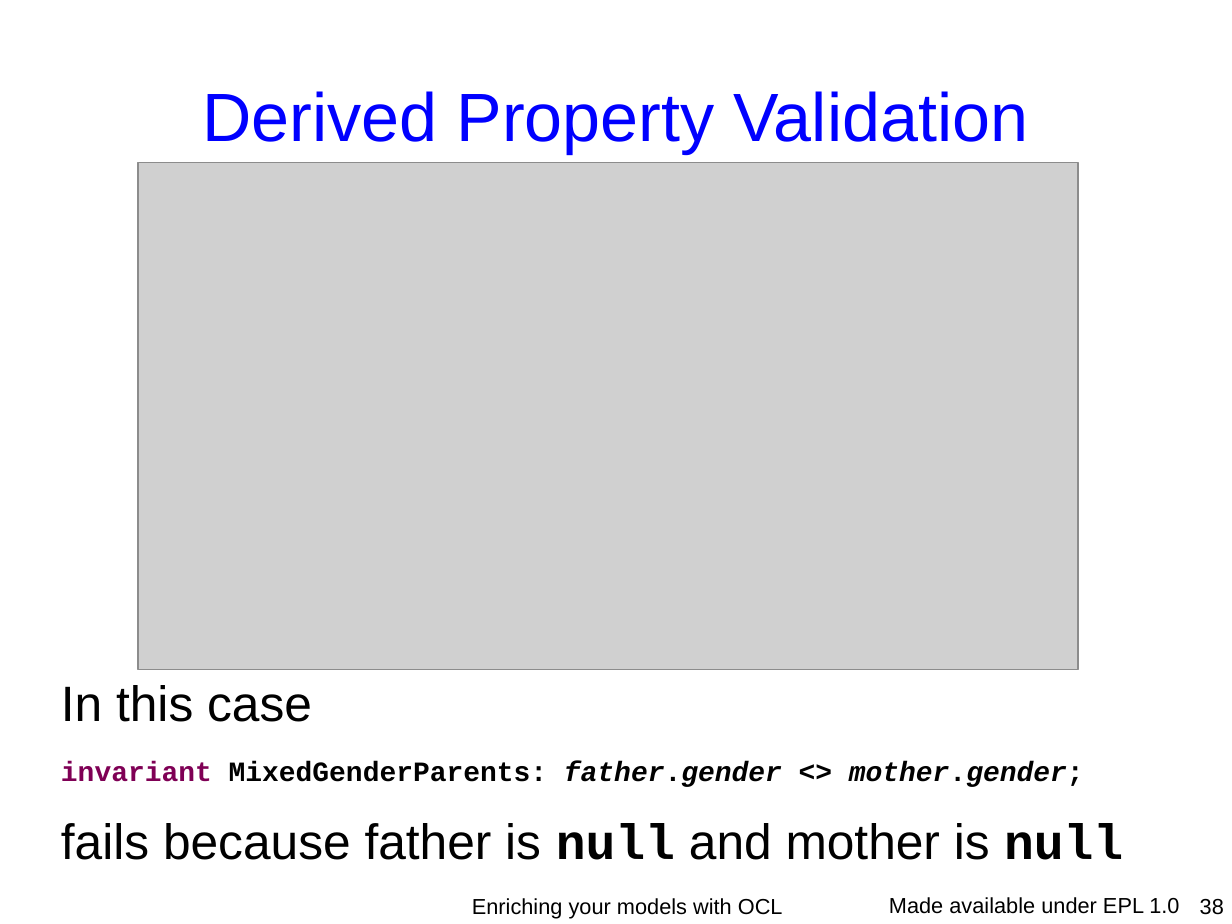
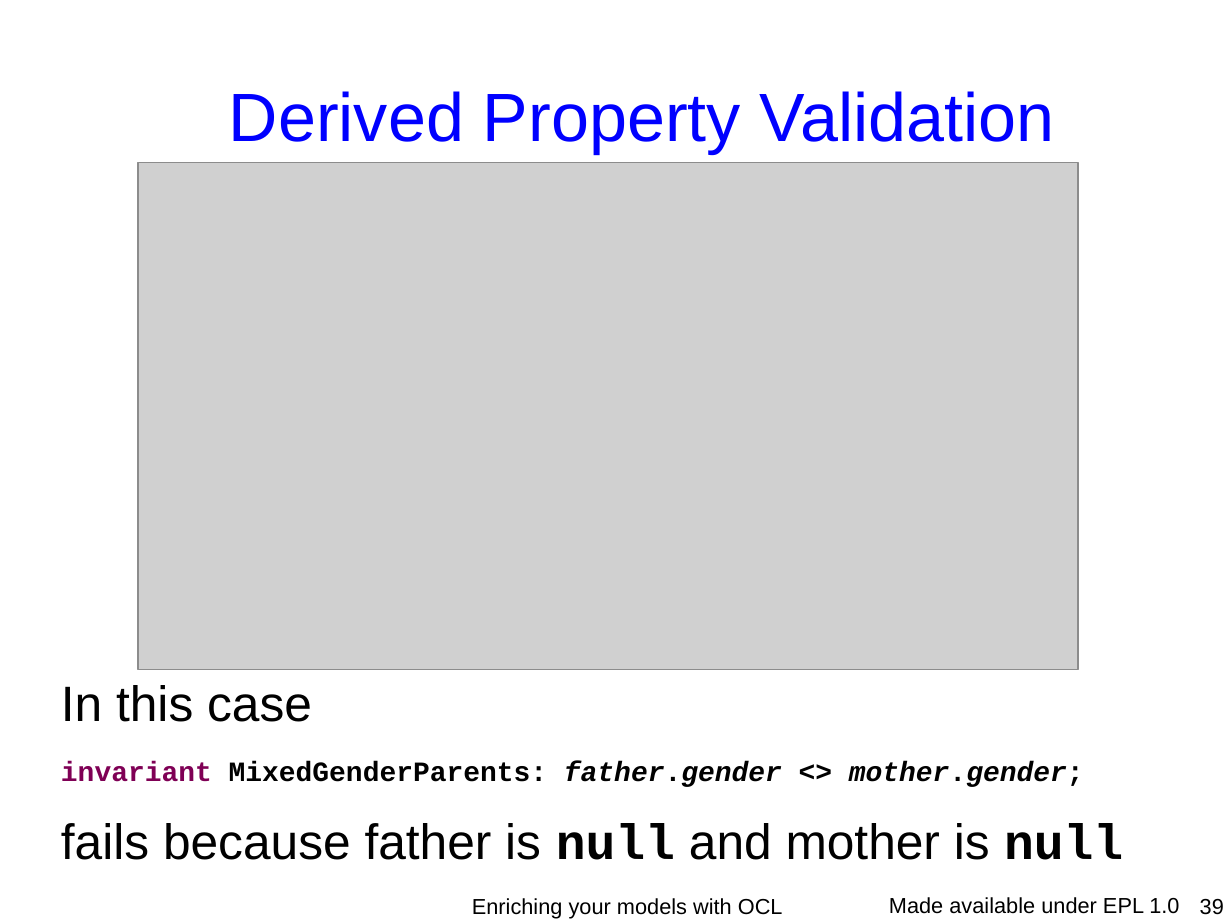
Before and after one commit to eclipse-ocl/ocl-website, a slide deck: slide 39 of ocl/docs/publications/ESE2010LongTalk/EnrichingWithOCL.odp (slide 38 before the commit). Drawn at 1232x924 pixels with LibreOffice and Linux fonts; fonts in the diff are those of the drawing; grey boxes stand for pictures; background and template pictures are left out. Boxes give left, top, right and bottom in pixels: in the first picture for what was removed or moved away, otherwise in the second. Text is boxed around its words. In the diff, an @@ line names an element or a change of style, - is before the commit and + after.

```diff
--- a/ocl/docs/publications/ESE2010LongTalk/EnrichingWithOCL.odp
+++ b/ocl/docs/publications/ESE2010LongTalk/EnrichingWithOCL.odp
@@ title "Derived Property Validation": place and size @@
-title "Derived Property Validation" at (202,91,1028,153)
+title "Derived Property Validation" at (229,91,1055,153)
@@ page number at (1200,899,1224,915): text changed @@
-38
+39
```
Also in this commit, not shown: 8 other slides changed, 2 slides added, 1 slide removed.
